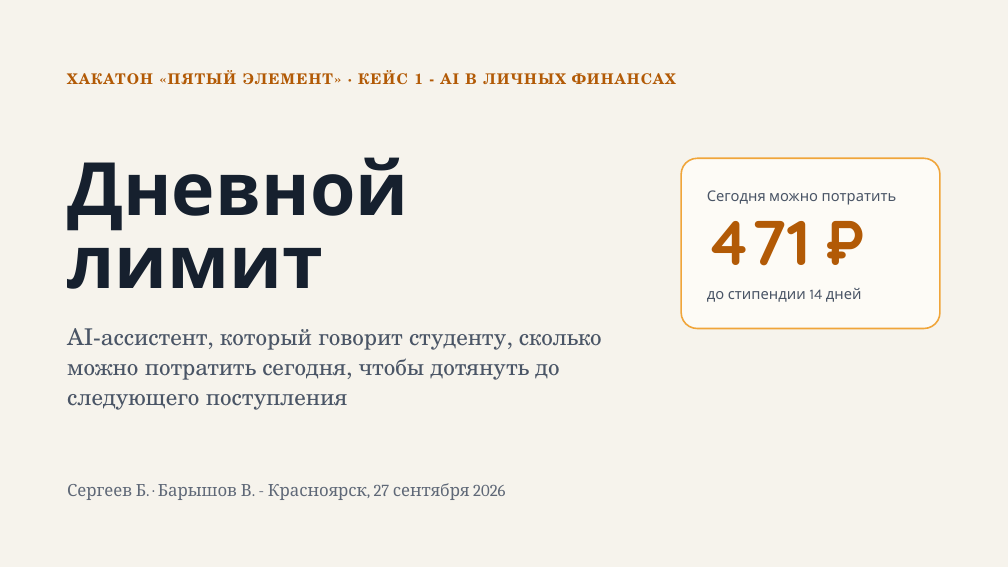
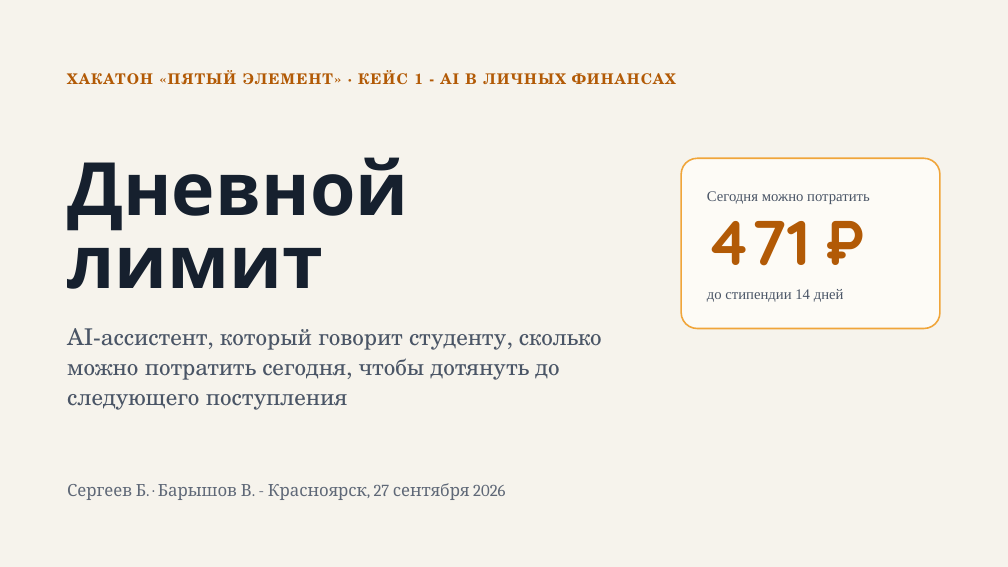
Before and after one commit to Tvorog108/Xakaton_27_09_27, a slide deck: slide 1 of Дневной лимит.pptx. Drawn at 1008x567 pixels with LibreOffice and Linux fonts; fonts in the diff are those of the drawing. Boxes give left, top, right and bottom in pixels: in the first picture for what was removed or moved away, otherwise in the second. Text is boxed around its words. In the diff, an @@ line names an element or a change of style, - is before the commit and + after.

```diff
--- a/Дневной лимит.pptx
+++ b/Дневной лимит.pptx
@@ text "Сегодня можно потратить" at (707, 191, 870, 204): font Karla to Times New Roman @@
@@ text "до стипендии 14 дней" at (707, 289, 844, 302): font Karla to Times New Roman @@
```
Also in this commit, not shown: 4 other slides changed.
